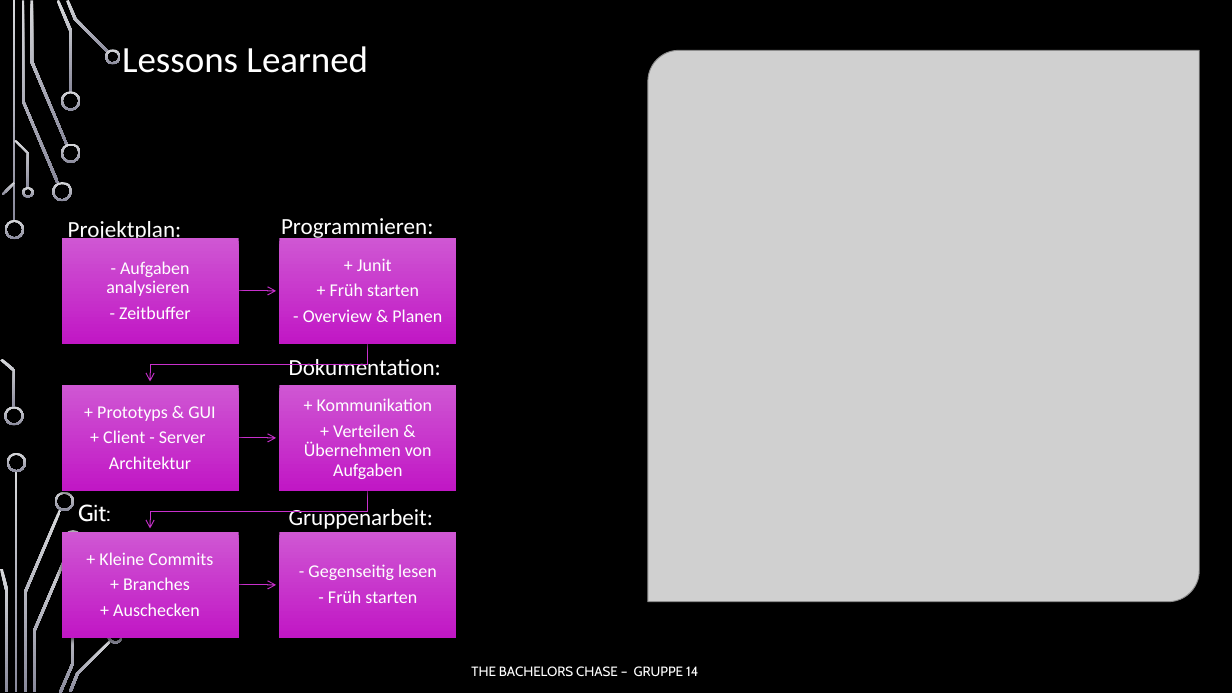
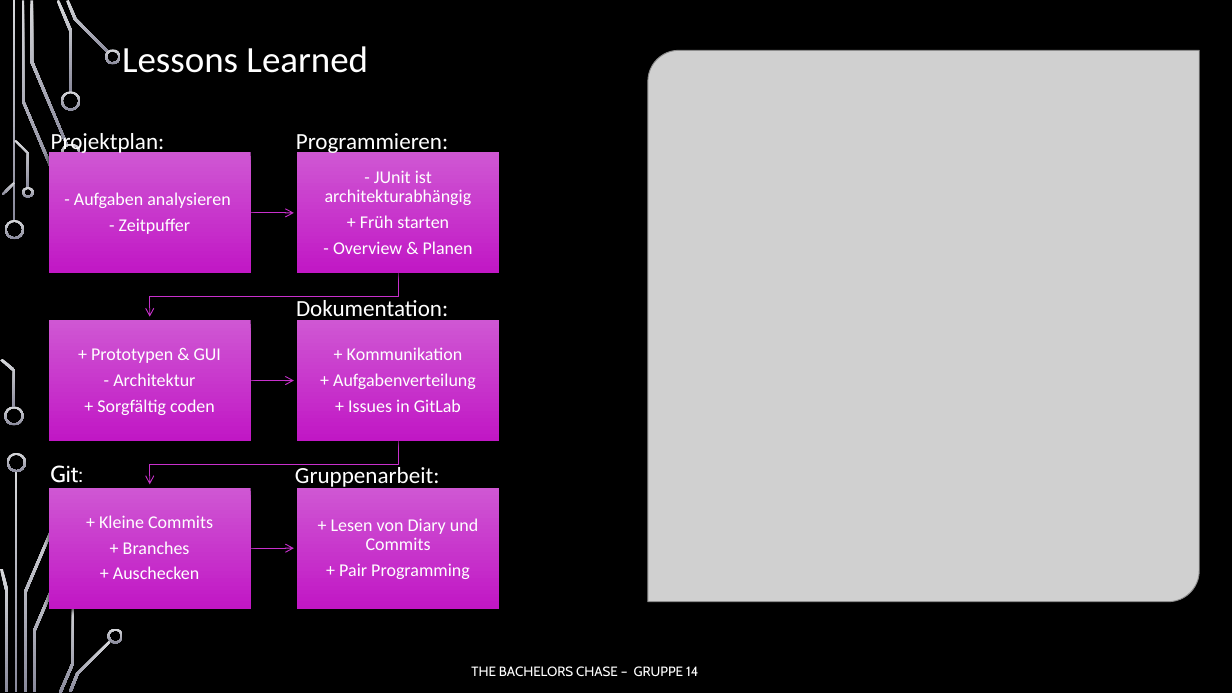
Before and after one commit to jnussbaum/TheBachelorsChaseGame, a slide deck: slide 11 of documents/Meilensteine/Meilenstein V/Meilenstein_5_Präsentation.pptx (slide 10 before the commit). Drawn at 1232x693 pixels with LibreOffice and Linux fonts; fonts in the diff are those of the drawing; grey boxes stand for pictures; background and template pictures are left out. Boxes give left, top, right and bottom in pixels: in the first picture for what was removed or moved away, otherwise in the second. Text is boxed around its words. In the diff, an @@ line names an element or a change of style, - is before the commit and + after.

```diff
--- a/documents/Meilensteine/Meilenstein V/Meilenstein_5_Präsentation.pptx
+++ b/documents/Meilensteine/Meilenstein V/Meilenstein_5_Präsentation.pptx
@@ text "Projektplan:" rewrapped from (x1=68, y1=221, x2=182, y2=243) to (x1=51, y1=129, x2=165, y2=155) @@
@@ text "Programmieren:" moved from (x1=281, y1=218, x2=433, y2=241) to (x1=296, y1=133, x2=448, y2=156) @@
@@ rectangle resized from (x1=62, y1=238, x2=239, y2=344) to (x1=49, y1=152, x2=251, y2=274) @@
@@ text "- Aufgaben analysieren" moved from (x1=106, y1=261, x2=190, y2=319) to (x1=74, y1=192, x2=230, y2=234) @@
@@ text "- JUnit ist architekturabhängig" moved from (x1=303, y1=258, x2=442, y2=322) to (x1=325, y1=170, x2=473, y2=254) @@
@@ rectangle resized from (x1=279, y1=238, x2=457, y2=344) to (x1=298, y1=152, x2=500, y2=274) @@
@@ text at (x1=325, y1=170, x2=472, y2=205): text changed @@
-+ Junit
+- JUnit ist architekturabhängig
@@ freeform shape resized from (x1=238, y1=287, x2=276, y2=296) to (x1=250, y1=208, x2=294, y2=217) @@
@@ text at (x1=119, y1=218, x2=190, y2=234): text changed @@
-- Zeitbuffer
+- Zeitpuffer
@@ freeform shape resized from (x1=150, y1=344, x2=368, y2=382) to (x1=150, y1=274, x2=398, y2=317) @@
@@ text "Dokumentation:" moved from (x1=289, y1=355, x2=441, y2=375) to (x1=296, y1=300, x2=448, y2=323) @@
@@ rectangle resized from (x1=62, y1=384, x2=239, y2=491) to (x1=49, y1=320, x2=251, y2=441) @@
@@ rectangle resized from (x1=279, y1=384, x2=457, y2=491) to (x1=298, y1=320, x2=500, y2=441) @@
@@ text at (x1=91, y1=348, x2=221, y2=415): text changed @@
-+ Prototyps & GUI
-+ Client - Server
-Architektur
++ Prototypen & GUI
+- Architektur
++ Sorgfältig coden
@@ text added at (x1=333, y1=347, x2=476, y2=412), 14 pt, text #FFFFFF @@
++ Kommunikation
++ Aufgabenverteilung
++ Issues in GitLab
@@ freeform shape resized from (x1=238, y1=433, x2=276, y2=443) to (x1=250, y1=376, x2=294, y2=385) @@
@@ text removed at (x1=304, y1=398, x2=433, y2=479) @@
-+ Kommunikation
-+ Verteilen & Übernehmen von Aufgaben
@@ freeform shape resized from (x1=150, y1=491, x2=368, y2=529) to (x1=150, y1=441, x2=398, y2=484) @@
@@ text "Git:" moved from (x1=78, y1=504, x2=111, y2=522) to (x1=50, y1=465, x2=83, y2=483) @@
@@ text "Gruppenarbeit:" moved from (x1=289, y1=505, x2=433, y2=529) to (x1=295, y1=464, x2=439, y2=490) @@
@@ text "+ Kleine Commits" moved from (x1=99, y1=552, x2=213, y2=616) to (x1=99, y1=515, x2=213, y2=579) @@
@@ rectangle resized from (x1=62, y1=532, x2=239, y2=639) to (x1=49, y1=488, x2=251, y2=609) @@
@@ rectangle resized from (x1=279, y1=532, x2=457, y2=639) to (x1=298, y1=488, x2=500, y2=609) @@
@@ text added at (x1=331, y1=518, x2=478, y2=579), 14 pt, text #FFFFFF @@
++ Lesen von Diary und Commits
++ Pair Programming
@@ freeform shape resized from (x1=238, y1=580, x2=276, y2=590) to (x1=250, y1=543, x2=294, y2=553) @@
@@ text removed at (x1=308, y1=564, x2=437, y2=603) @@
-- Gegenseitig lesen
-- Früh starten
```
Also in this commit, not shown: 5 other slides changed, 1 slide added.
